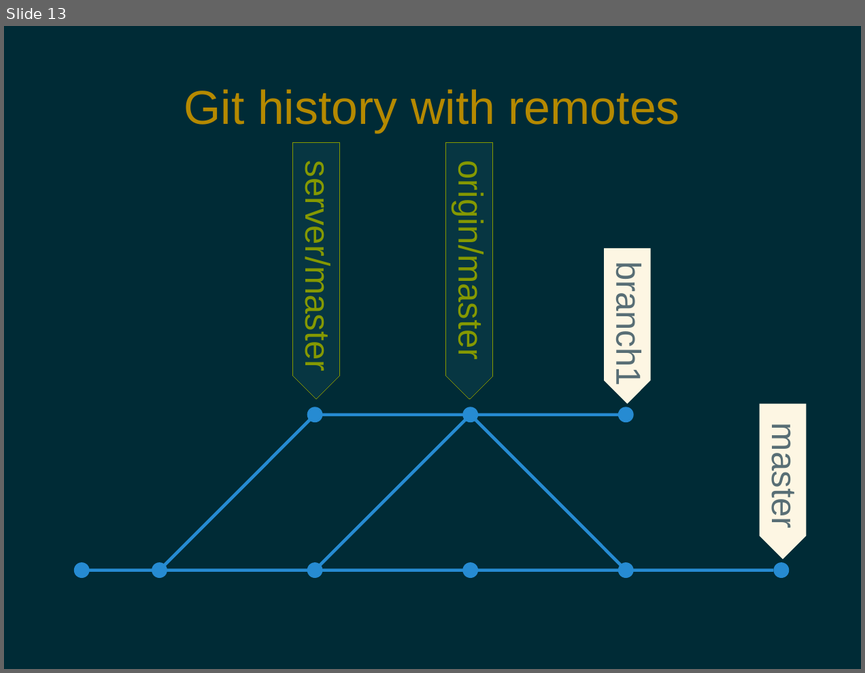
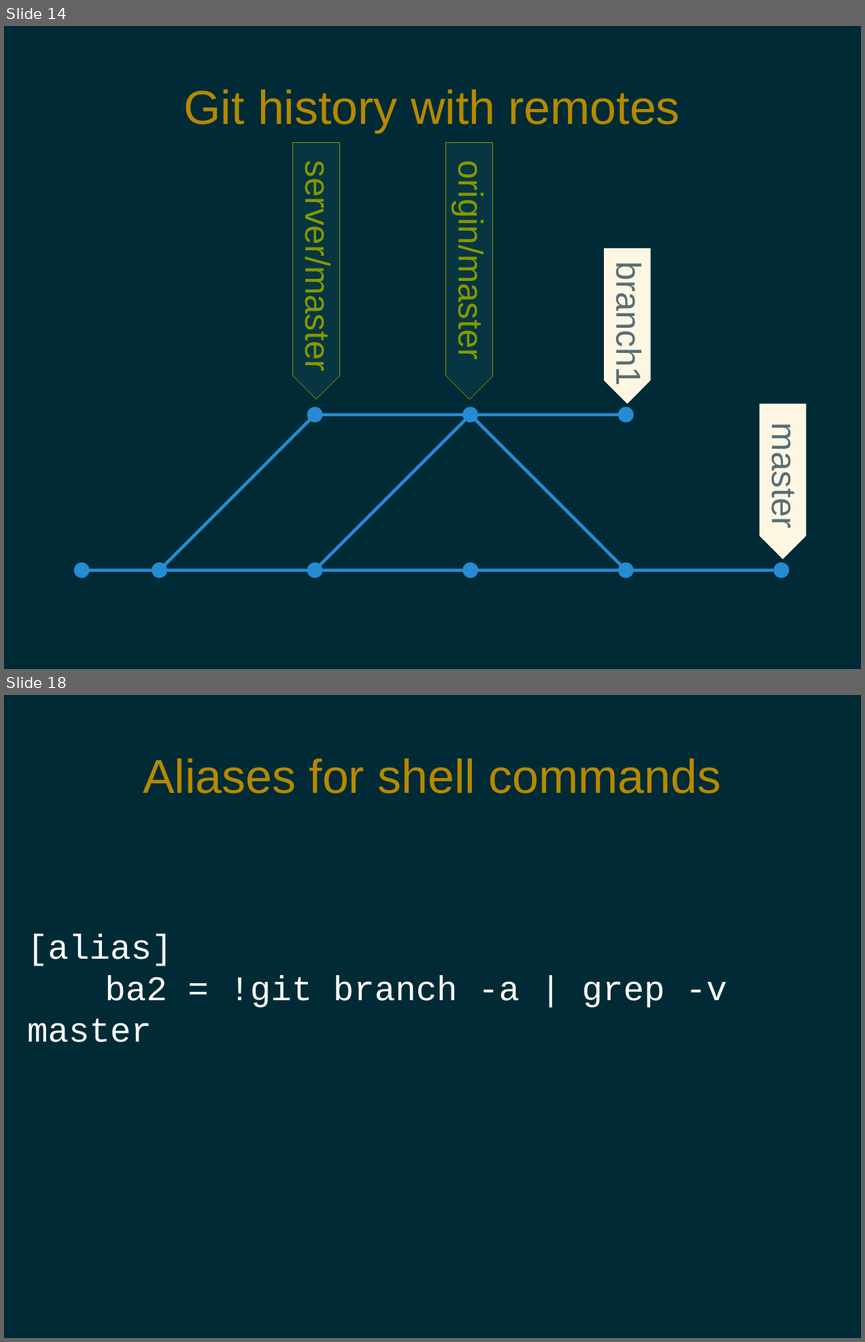
Before and after one commit to pdg137/gitpres, a slide deck: advanced.odp. Shown one above the other, each under a label of ours: slide 13 before the commit, slides 14 and 18 after it; the slides between them are not shown. The pictures are 865x673 and 865x1342 pixels, drawn with LibreOffice and Linux fonts; fonts in the diff are those of the drawing. Boxes give left, top, right and bottom in pixels: in the first picture for what was removed or moved away, otherwise in the second. Text is boxed around its words. In the diff, an @@ line names an element or a change of style, - is before the commit and + after.

```diff
--- a/advanced.odp
+++ b/advanced.odp
@@ slide 18 added at <box>4,695,861,1338</box>, background #002B36 @@
@@ title added at <box>143,758,721,794</box>, 44 pt, text #B58900 @@
+Aliases for shell commands
@@ text added at <box>27,934,727,1042</box>, 32 pt, text #FFFFFF @@
+[alias]
+ba2 = !git branch -a | grep -v master
@@ what was slide 13 is now slide 14 @@
```
Also in this commit, not shown: 2 slides changed, 5 other slides added, 1 slide removed.
